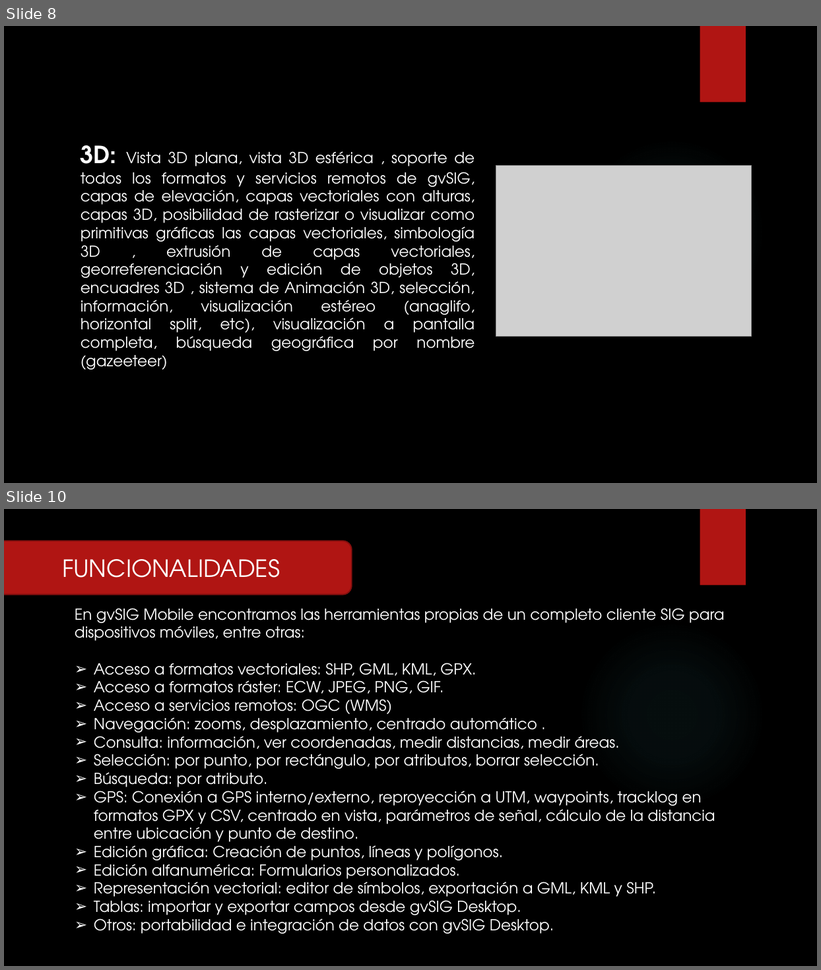
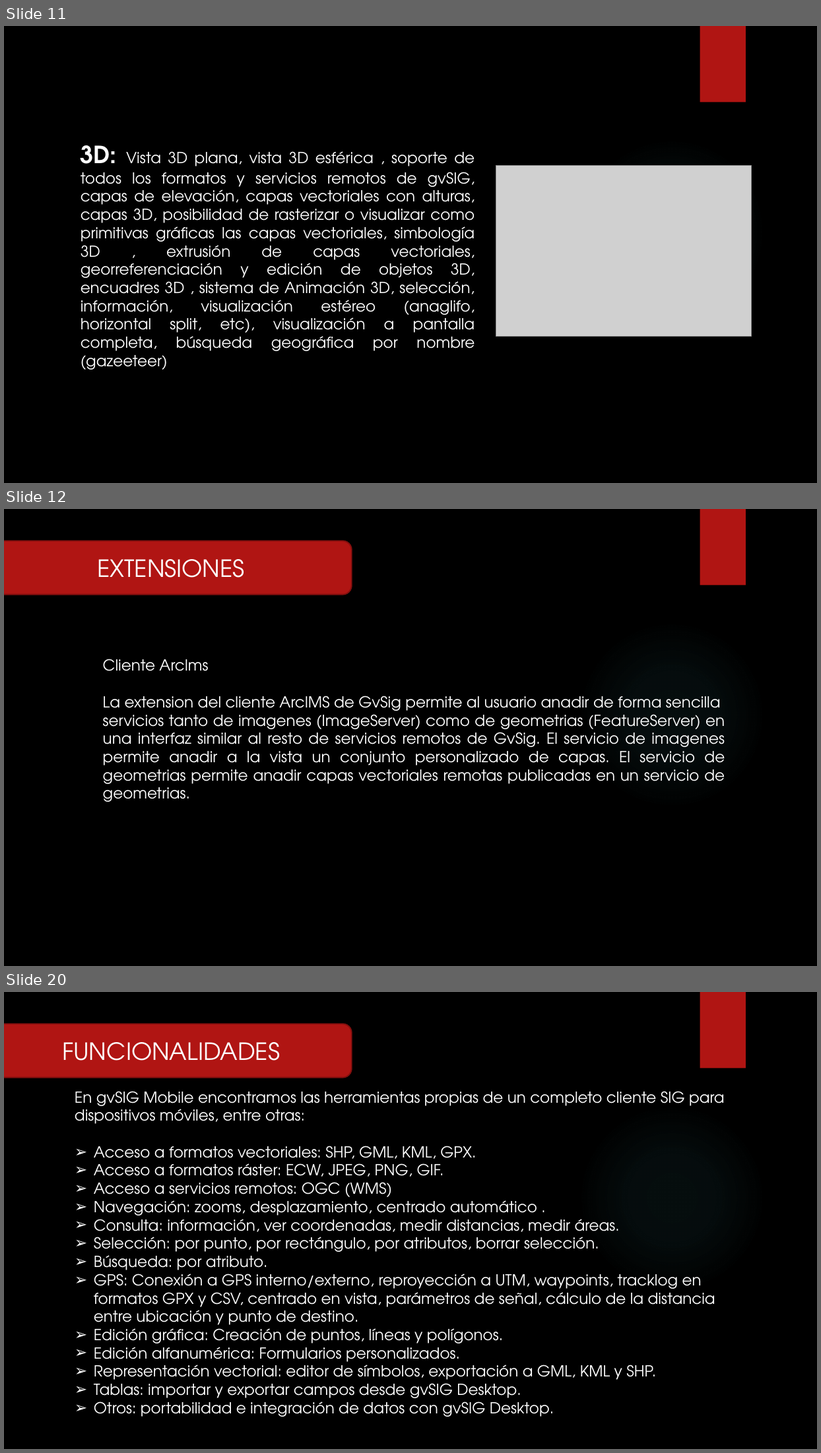
Before and after one commit to RFray/gvSIG, a slide deck: Expo-gvSIG.pptx. Shown one above the other, each under a label of ours: slides 8 and 10 before the commit, slides 11, 12 and 20 after it; the slides between them are not shown. The pictures are 821x970 and 821x1453 pixels, drawn with LibreOffice and Linux fonts; fonts in the diff are those of the drawing; grey boxes stand for pictures; background and template pictures are left out. Boxes give left, top, right and bottom in pixels: in the first picture for what was removed or moved away, otherwise in the second. Text is boxed around its words. In the diff, an @@ line names an element or a change of style, - is before the commit and + after.

```diff
--- a/Expo-gvSIG.pptx
+++ b/Expo-gvSIG.pptx
@@ slide 12 added at (4,509,817,966), background picture (left out); not listed: 2 template elements that a slide beside it also shows @@
@@ rounded rectangle added at (4,541,352,594), fill #B01513, outline #82100E 1.5 pt, 28 pt, text #FFFFFF @@
+EXTENSIONES
@@ text added at (103,659,725,802), 18 pt, text #FFFFFF @@
+Cliente ArcIms
+La extension del cliente ArcIMS de GvSig permite al usuario anadir de forma sencilla
+servicios tanto de imagenes (ImageServer) como de geometrias (FeatureServer) en una interfaz similar al resto de servicios remotos de GvSig. El servicio de imagenes permite anadir a la vista un conjunto personalizado de capas. El servicio de geometrias permite anadir capas vectoriales remotas publicadas en un servicio de geometrias.
@@ what was slide 8 is now slide 11 @@
@@ what was slide 10 is now slide 20 @@
```
Also in this commit, not shown: 5 slides changed, 9 other slides added.
